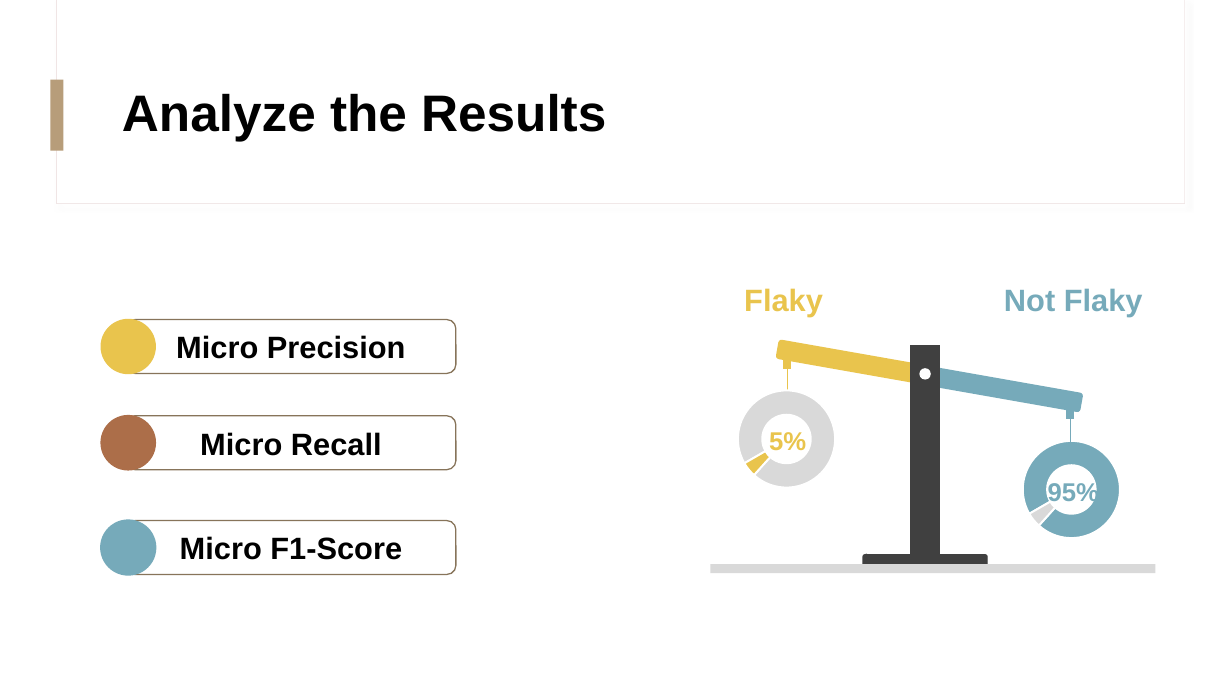
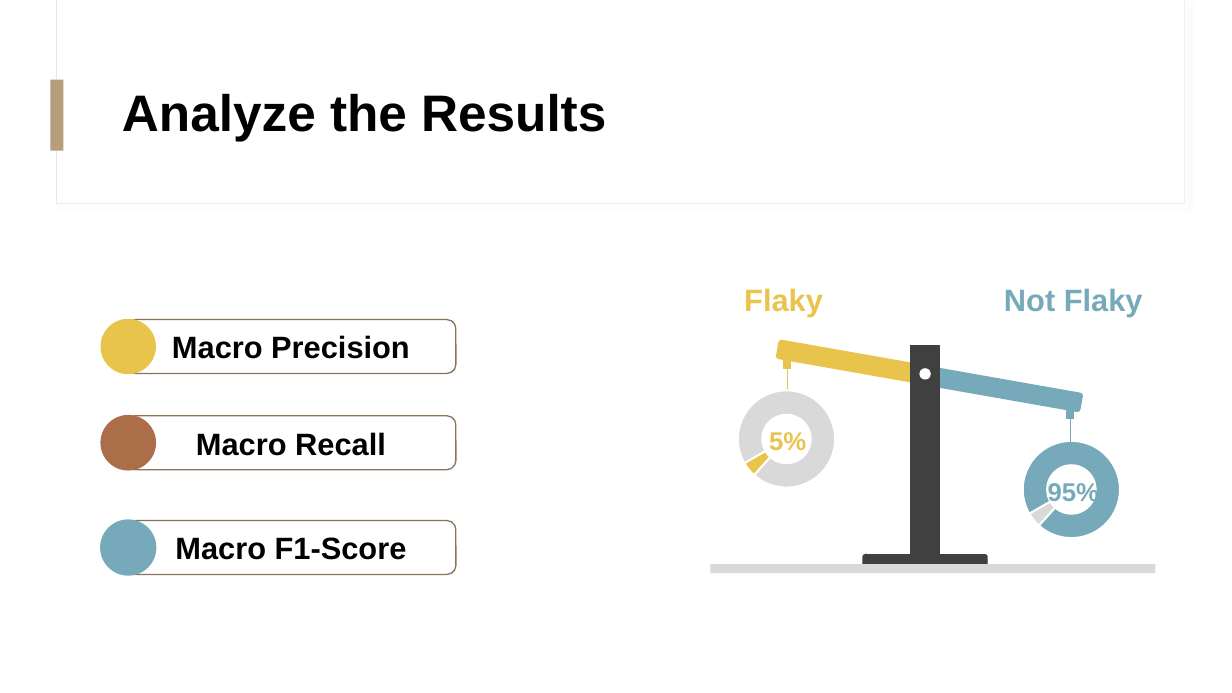
Before and after one commit to KhaledBadran/SOEN7481_Project, a slide deck: slide 10 of A Combined Approach to Detect a Flaky Tests in Python Presentation.pptx. Drawn at 1232x693 pixels with LibreOffice and Linux fonts; fonts in the diff are those of the drawing. Boxes give left, top, right and bottom in pixels: in the first picture for what was removed or moved away, otherwise in the second. Text is boxed around its words. In the diff, an @@ line names an element or a change of style, - is before the commit and + after.

```diff
--- a/A Combined Approach to Detect a Flaky Tests in Python Presentation.pptx
+++ b/A Combined Approach to Detect a Flaky Tests in Python Presentation.pptx
@@ text in rounded rectangle at bbox=[172, 335, 410, 359]: text changed @@
-Micro Precision
+Macro Precision
@@ text in rounded rectangle at bbox=[196, 432, 386, 456]: text changed @@
-Micro Recall
+Macro Recall
@@ text in rounded rectangle at bbox=[175, 537, 407, 560]: text changed @@
-Micro F1-Score
+Macro F1-Score
```
Also in this commit, not shown: 3 other slides changed, 1 slide added, 1 slide removed, 1 other file.
